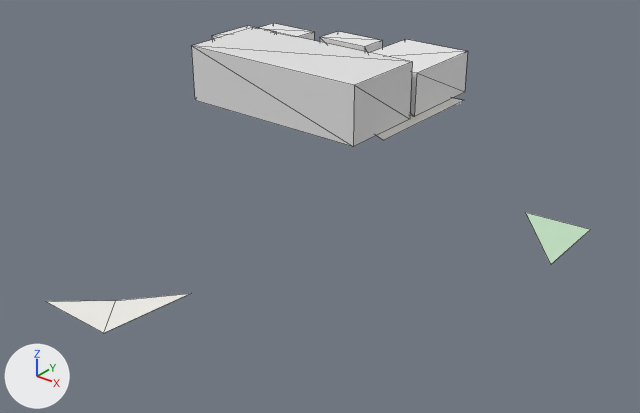
Renders of the glTF model white-model-six-districts/chunks/129_115_mid.glb from each side of a commit.
One viewpoint serves both versions: a camera (50 mm lens) standing at (5205.0, -7263.0, 302.0) and looking at (4790.0, -6744.0, -20.0). Every picture has the same lights, and +X, +Y and +Z are marked at lower left. The older version comes first. Mesh edges are drawn as thin lines. Vertices at exactly the same position are counted once.

Before the edit, the objects in view are built like this:
```python
me_mesh_0 = bpy.data.meshes.new('Mesh_0')
me_mesh_0.from_pydata(...)  # 60 vertices, 66 faces; spans x 4511.0..5000.0, y -7000.0..-6475.0, z 5.0..62.0
me_mesh_0.materials.append(mat_material_0)
ob_mesh_0 = bpy.data.objects.new('Mesh_0', me_mesh_0)
ob_mesh_0.location = (0.0, 0.0, 0.0)
```
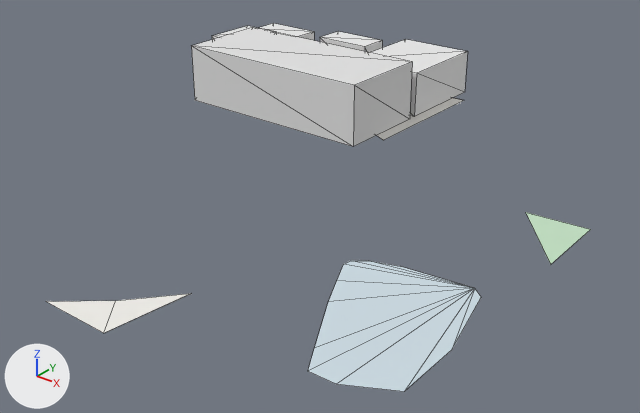
Where the change shows, as pixel boxes (x1, y1, x2, y2) in the pictures (640 x 413 px):
'Mesh_0', reshaped (19% taller)
    before: (46, 23, 591, 333)
    after: (46, 23, 591, 391)
part 1 of me_mesh_0, added
    after: (308, 260, 481, 391)

What the commit changed:
me_mesh_0 is used by ob_mesh_0; location (0.0, 0.0, 0.0).
me_mesh_0 had 60 vertices, 66 faces and spanned x 4511.0..5000.0, y -7000.0..-6475.0, z 5.0..62.0.
me_mesh_0 now has 73 vertices, 77 faces and spans x 4511.0..5000.0, y -7000.0..-6475.0, z 5.0..62.0.
me_mesh_0 part 1: a new loose piece of 13 vertices spanning x 4891.0..5000.0, y -6953.0..-6818.0, z 6.0, in mat_material_0.
